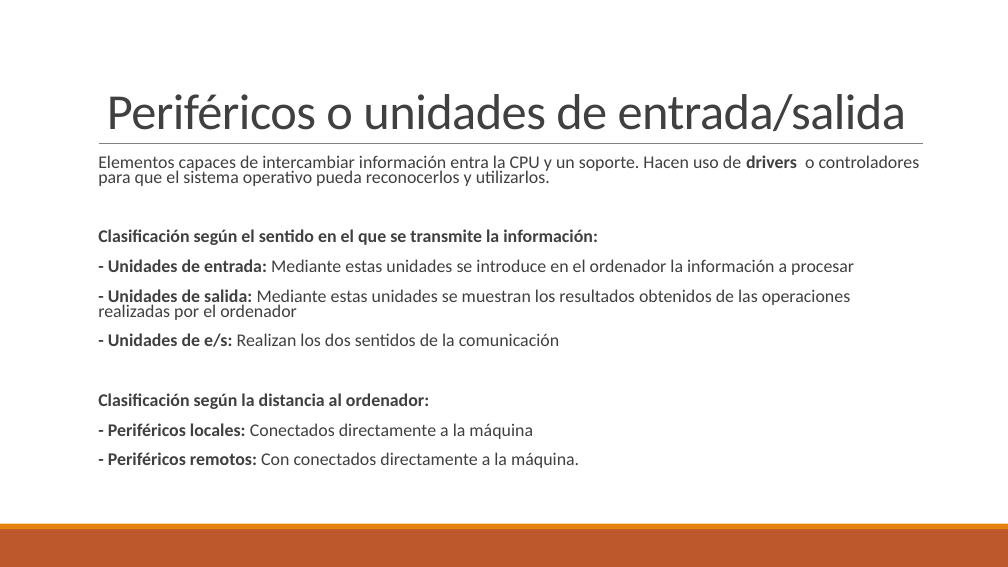
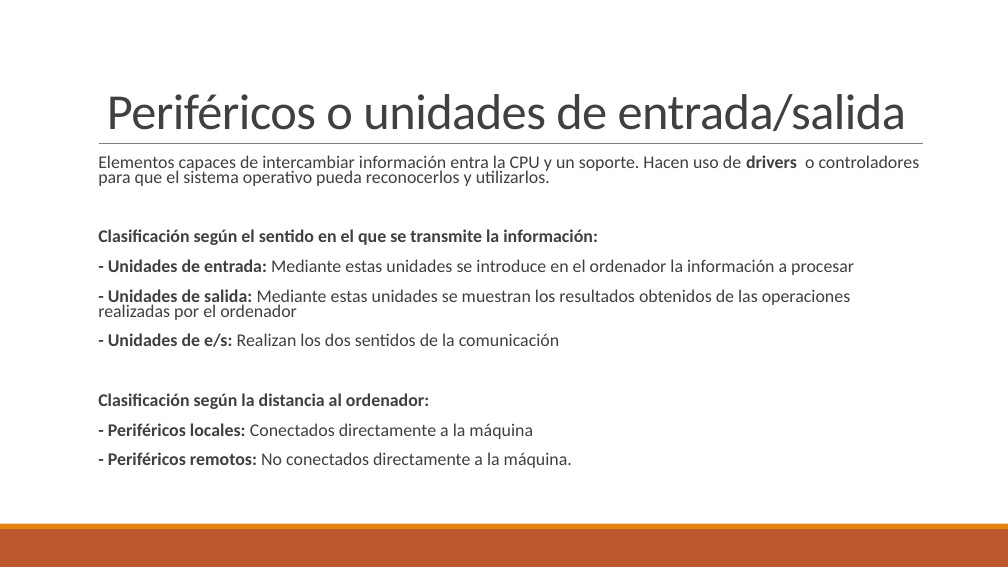
Before and after one commit to valeixosb/valeixosb.github.io, a slide deck: slide 15 of assets/curso/20_Tema.pptx. Drawn at 1008x567 pixels with LibreOffice and Linux fonts; fonts in the diff are those of the drawing. Boxes give left, top, right and bottom in pixels: in the first picture for what was removed or moved away, otherwise in the second. Text is boxed around its words. In the diff, an @@ line names an element or a change of style, - is before the commit and + after.

```diff
--- a/assets/curso/20_Tema.pptx
+++ b/assets/curso/20_Tema.pptx
@@ text at bbox=[108, 452, 572, 468]: text changed @@
-  - Periféricos remotos: Con conectados directamente a la máquina.
+  - Periféricos remotos: No conectados directamente a la máquina.
```
Also in this commit, not shown: 5 other slides changed.
